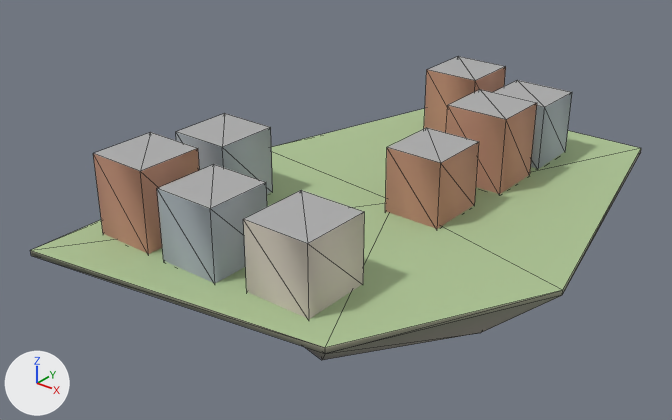
The glTF model godot_project/remake/sky/islands/SKY-044.lod2.glb: old version first, new version second.
One viewpoint serves both versions: a 50 mm camera at (135.7, -196.0, 112.1) aimed at (-12.4, -10.8, -2.7). Lighting does not change. The marker at lower left points along +X, +Y and +Z. The picture after the commit comes second. Mesh edges are drawn as thin lines. Vertices at exactly the same position are counted once.

The first picture shows 'buildings', 'deck', 'rock'.
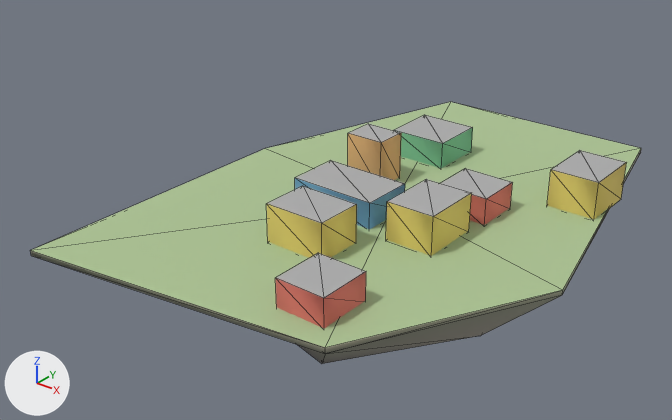
Boxes [x1, y1, x2, y2] around the edits, measured in the pictures (672 x 420 px; the box of a moved part takes in the faces that stretch with it):
'buildings', reshaped, recoloured (25% narrower, 19% shorter): before [93, 56, 572, 319]; after [267, 115, 626, 328]
part 1 of me_buildings, moved or reshaped: before [424, 56, 506, 133]; after [348, 124, 401, 180]
part 2 of me_buildings, moved or reshaped: before [446, 90, 537, 194]; after [547, 150, 626, 219]
part 3 of me_buildings, moved or reshaped: before [93, 132, 199, 254]; after [386, 179, 472, 256]
part 4 of me_buildings, moved or reshaped: before [176, 113, 273, 194]; after [267, 186, 357, 258]
part 5 of me_buildings, moved or reshaped: before [157, 164, 267, 283]; after [394, 115, 473, 168]
part 6 of me_buildings, moved or reshaped: before [493, 80, 572, 169]; after [295, 161, 405, 229]
part 7 of me_buildings, moved or reshaped: before [243, 190, 364, 319]; after [441, 168, 513, 225]
part 8 of me_buildings, moved or reshaped: before [385, 128, 479, 229]; after [276, 253, 366, 328]
part 9 of me_buildings, recoloured: before [93, 103, 537, 254]; after [386, 163, 626, 256]
part 10 of me_buildings, recoloured: before [385, 67, 506, 229]; after [276, 133, 401, 328]
part 11 of me_buildings, recoloured: before [176, 127, 273, 194]; after [267, 204, 357, 258]
part 12 of me_buildings, recoloured: before [157, 183, 267, 283]; after [394, 128, 473, 168]
part 13 of me_buildings, recoloured: before [531, 92, 572, 169]; after [295, 178, 405, 229]
part 14 of me_buildings, recoloured: before [243, 212, 364, 319]; after [470, 182, 513, 225]

The change, as a list of edits to the scene's bpy script:
```text
Change me_buildings:
    used by ob_buildings; location = (0.0, 0.0, 0.0)
    remove me_buildings.from_pydata(...)  # 64 vertices, 80 faces; spans x -48.9..21.1, y -64.3..65.7, z -0.5..22.6
    add me_buildings.from_pydata(...)  # 64 vertices, 80 faces; spans x -20.7..49.1, y -63.1..45.1, z -0.5..14.1
    me_buildings part 1: the loose piece of 8 vertices spanning x -21.4..-3.4, y 46.7..65.7, z -0.5..22.6 is scaled about its middle by (0.667, 0.526, 0.631), then moved by (-1.8, -46.8, -4.3)
    me_buildings part 2: the loose piece of 8 vertices spanning x 2.1..21.1, y 22.2..40.2, z -0.5..22.6 is scaled about its middle by (0.737, 1, 0.492), then moved by (30.5, 1.6, -5.9)
    me_buildings part 3: the loose piece of 8 vertices spanning x -47.9..-29.9, y -64.3..-45.3, z -0.5..22.6 is scaled about its middle by (0.778, 0.947, 0.492), then moved by (58.0, 43.0, -5.9)
    me_buildings part 4: the loose piece of 8 vertices spanning x -48.9..-30.9, y -35.8..-16.8, z -0.5..19.6 is scaled about its middle by (1, 0.737, 0.566), then moved by (37.9, -7.4, -4.4)
    me_buildings part 5: the loose piece of 8 vertices spanning x -24.4..-6.4, y -64.3..-45.3, z -0.5..19.6 is scaled about its middle by (1, 0.921, 0.427), then moved by (4.2, 91.1, -5.8)
    me_buildings part 6: the loose piece of 8 vertices spanning x 2.1..21.1, y 45.7..63.7, z -0.5..19.6 is scaled about its middle by (1.37, 0.889, 0.407), then moved by (-19.3, -65.5, -6.0)
    me_buildings part 7: the loose piece of 8 vertices spanning x 2.1..21.1, y -62.3..-42.3, z -0.5..19.0 is scaled about its middle by (0.789, 0.7, 0.422), then moved by (8.6, 61.7, -5.6)
    me_buildings part 8: the loose piece of 8 vertices spanning x 2.1..19.1, y -7.3..11.7, z -0.5..18.9 is scaled about its middle by (0.824, 0.789, 0.423), then moved by (8.5, -57.8, -5.6)
    me_buildings part 9: 16 faces centred in x -47.9..21.1, y -64.3..40.2, z 7.2..14.9 are repainted in the vertex colours; the middle colour goes from brown #c49179 to yellow #e9d370
    me_buildings part 10: 16 faces centred in x -21.4..19.1, y -7.3..65.7, z 6.0..14.9 are repainted in the vertex colours; the middle colour goes from brown #c49179 to beige #e59c73
    me_buildings part 11: 8 faces centred in x -48.9..-30.9, y -35.8..-16.8, z 6.2..12.9 are repainted in the vertex colours; the middle colour goes from grey #adb6bd to yellow #e9d370
    me_buildings part 12: 8 faces centred in x -24.4..-6.4, y -64.3..-45.3, z 6.2..12.9 are repainted in the vertex colours; the middle colour goes from grey #adb6bd to green #7ec499
    me_buildings part 13: 8 faces centred in x 2.1..21.1, y 45.7..63.7, z 6.2..12.9 are repainted in the vertex colours; the middle colour goes from grey #adb6bd to blue #6ca3cc
    me_buildings part 14: 8 faces centred in x 2.1..21.1, y -62.3..-42.3, z 6.0..12.5 are repainted in the vertex colours; the middle colour goes from pale yellow #d6cdbf to red #e37a6d
```
